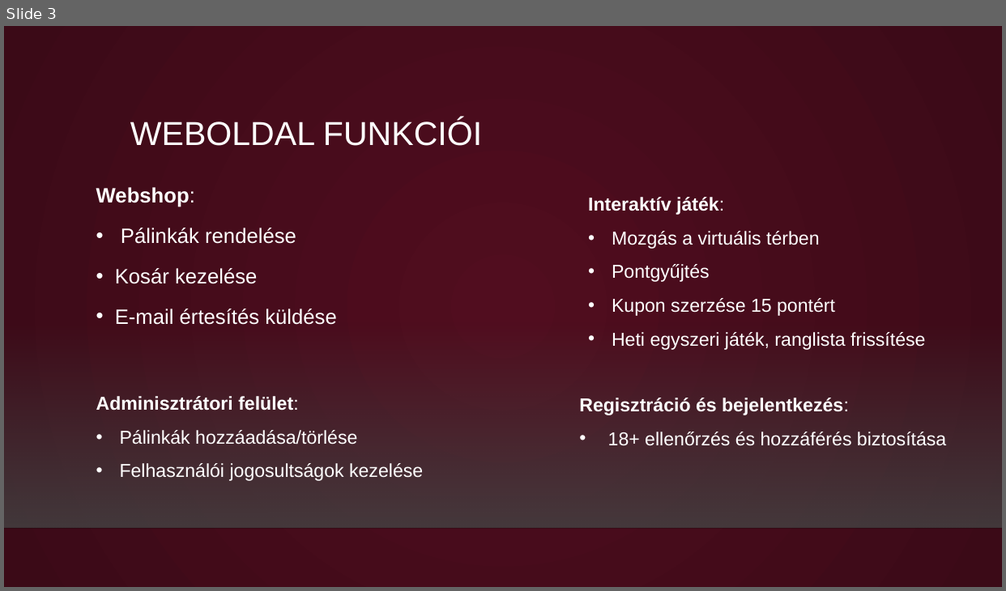
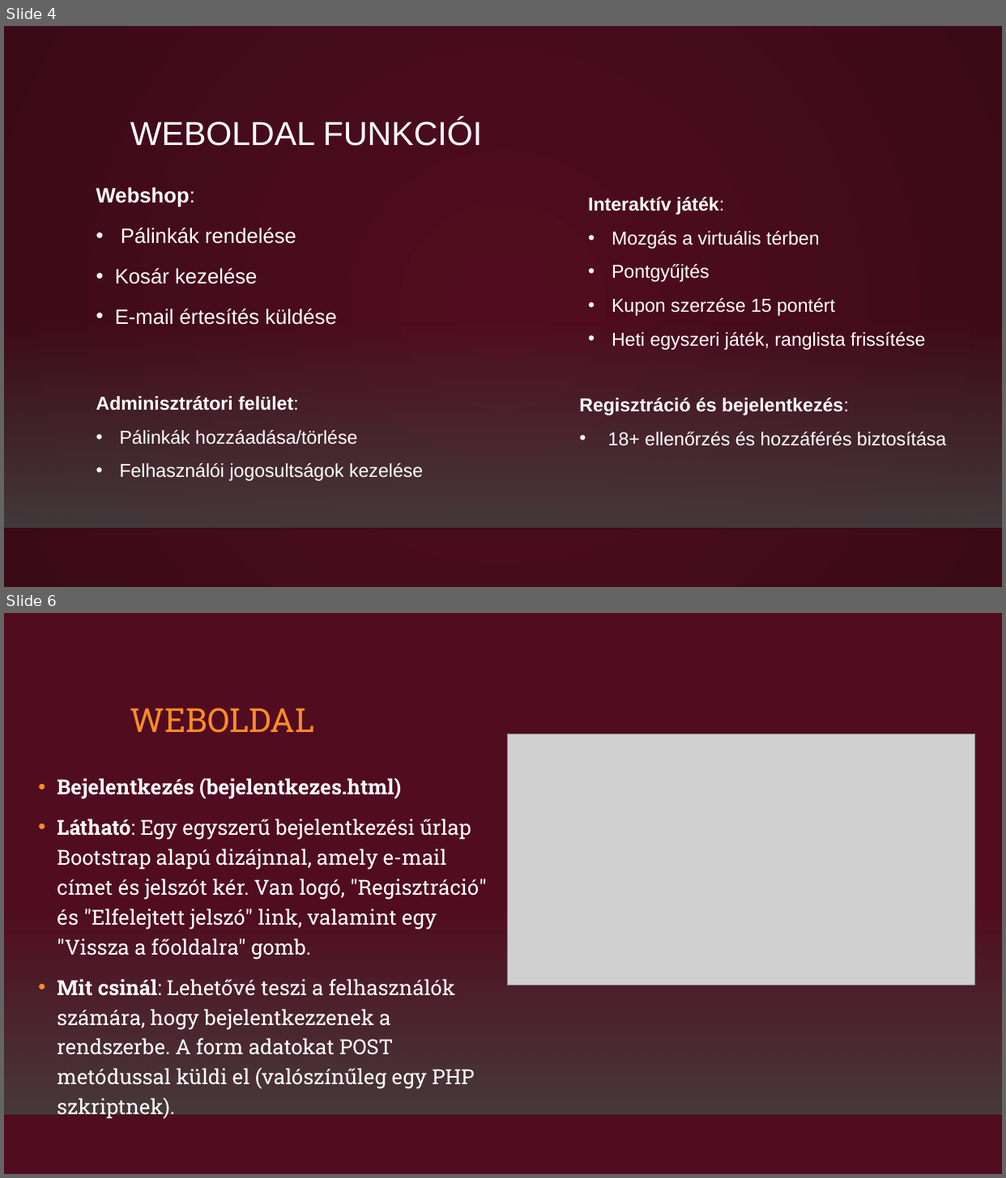
Before and after one commit to rozlev/Mestermunka, a slide deck: A pálinka mesterei/A pálinka mesterei.pptx. Shown one above the other, each under a label of ours: slide 3 before the commit, slides 4 and 6 after it; the slides between them are not shown. The pictures are 1006x591 and 1006x1178 pixels, drawn with LibreOffice and Linux fonts; fonts in the diff are those of the drawing; grey boxes stand for pictures; background and template pictures are left out. Boxes give left, top, right and bottom in pixels: in the first picture for what was removed or moved away, otherwise in the second. Text is boxed around its words. In the diff, an @@ line names an element or a change of style, - is before the commit and + after.

```diff
--- a/A pálinka mesterei/A pálinka mesterei.pptx
+++ b/A pálinka mesterei/A pálinka mesterei.pptx
@@ slide 6 added at [4, 613, 1002, 1174], background gradient #510D1F to #000000; not listed: 2 template elements that a slide beside it also shows @@
@@ title added at [130, 708, 315, 733], 32 pt, text #FB8C29 @@
+WEBOLDAL
@@ picture added at [508, 735, 976, 985] @@
@@ text added at [57, 778, 487, 1120], 20 pt, text #FFFFFF @@
+• Bejelentkezés (bejelentkezes.html)
+• Látható: Egy egyszerű bejelentkezési űrlap Bootstrap alapú dizájnnal, amely e-mail címet és jelszót kér. Van logó, "Regisztráció" és "Elfelejtett jelszó" link, valamint egy "Vissza a főoldalra" gomb.
+• Mit csinál: Lehetővé teszi a felhasználók számára, hogy bejelentkezzenek a rendszerbe. A form adatokat POST metódussal küldi el (valószínűleg egy PHP szkriptnek).
@@ what was slide 3 is now slide 4 @@
```
Also in this commit, not shown: 14 other slides added.
